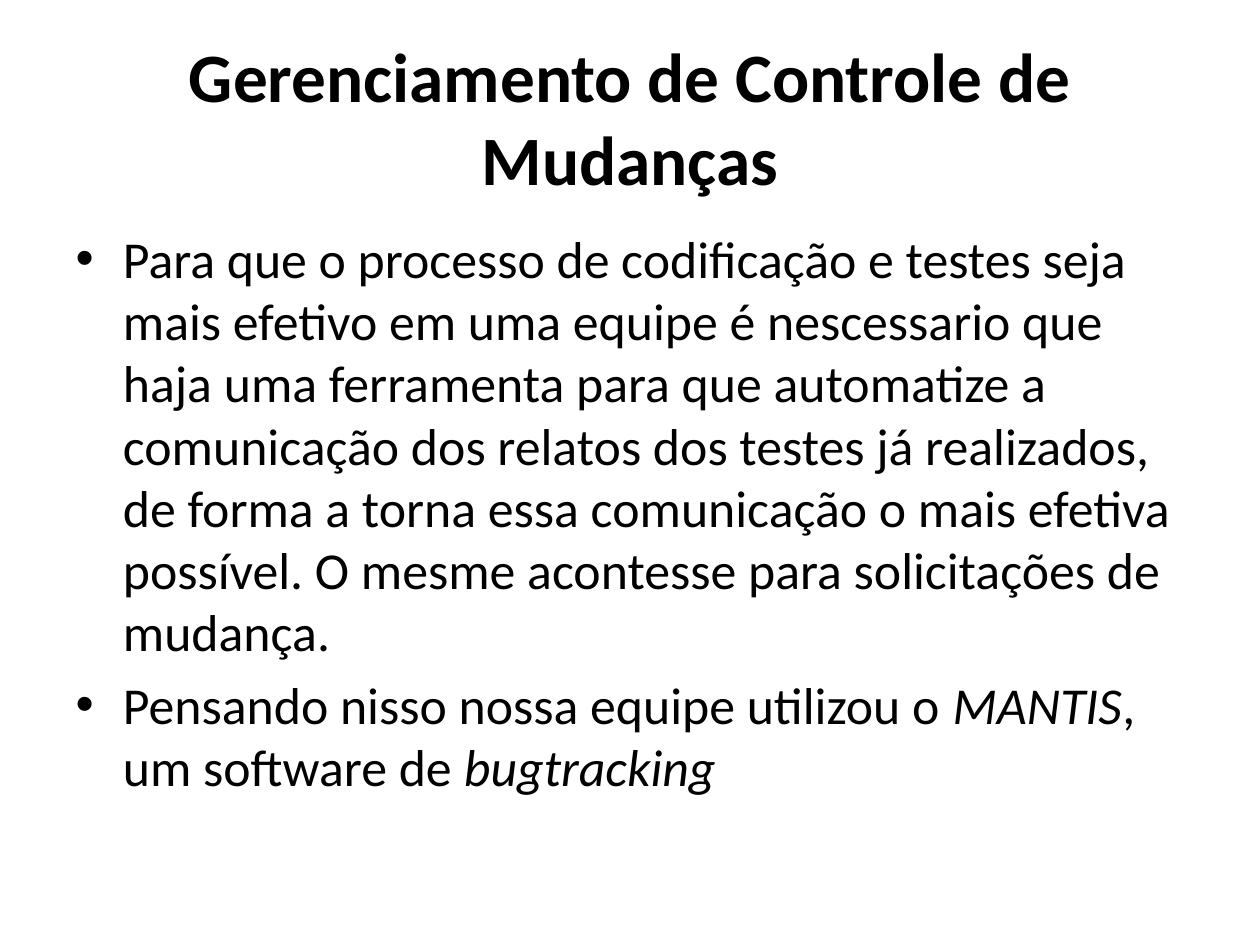
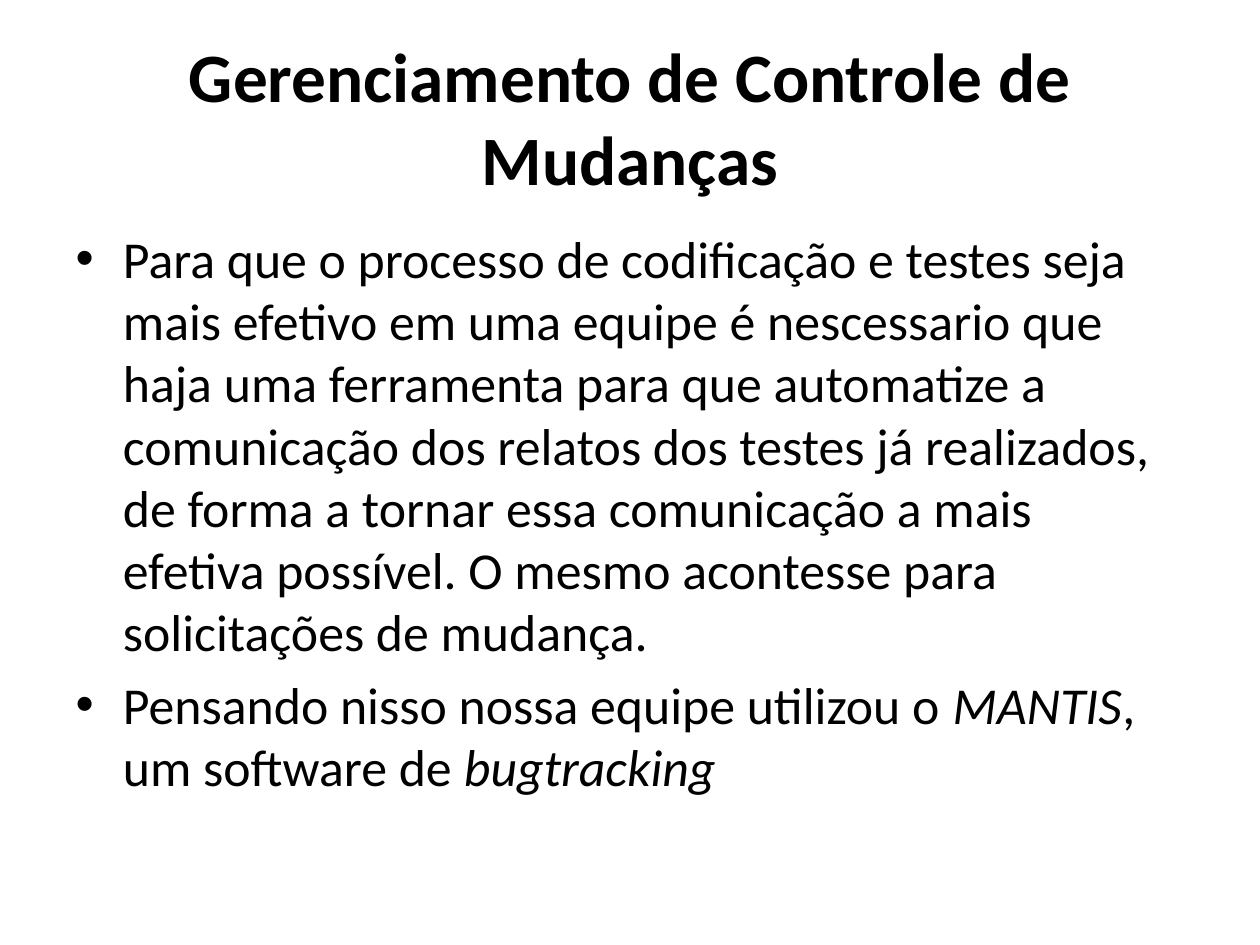
Before and after one commit to carlosneo/dotprojecteap, a slide deck: slide 10 of Dot Project EAP/4. System Management/Gerência de configuração/Gerencia de configuração e mudança de software.pptx. Drawn at 1260x945 pixels with LibreOffice and Linux fonts; fonts in the diff are those of the drawing; background and template pictures are left out. Boxes give left, top, right and bottom in pixels: in the first picture for what was removed or moved away, otherwise in the second. Text is boxed around its words. In the diff, an @@ line names an element or a change of style, - is before the commit and + after.

Commit message:
atualizado documento Gerencia de configuração e mudança de software.pptx

```diff
--- a/Dot Project EAP/4. System Management/Gerência de configuração/Gerencia de configuração e mudança de software.pptx
+++ b/Dot Project EAP/4. System Management/Gerência de configuração/Gerencia de configuração e mudança de software.pptx
@@ text at [123,242,1149,660]: text changed @@
-• Para que o processo de codificação e testes seja mais efetivo em uma equipe é nescessario que haja uma ferramenta para que automatize a comunicação dos relatos dos testes já realizados, de forma a torna essa comunicação o mais efetiva possível. O mesme acontesse para solicitações de mudança.
+• Para que o processo de codificação e testes seja mais efetivo em uma equipe é nescessario que haja uma ferramenta para que automatize a comunicação dos relatos dos testes já realizados, de forma a tornar essa comunicação a mais efetiva possível. O mesmo acontesse para solicitações de mudança.
```
Also in this commit, not shown: 4 other slides changed.
